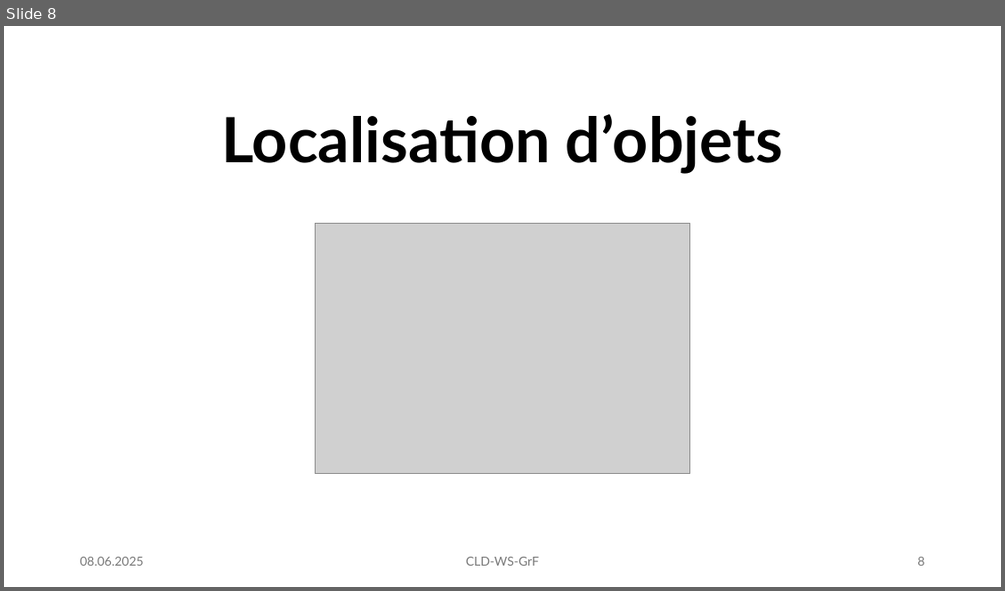
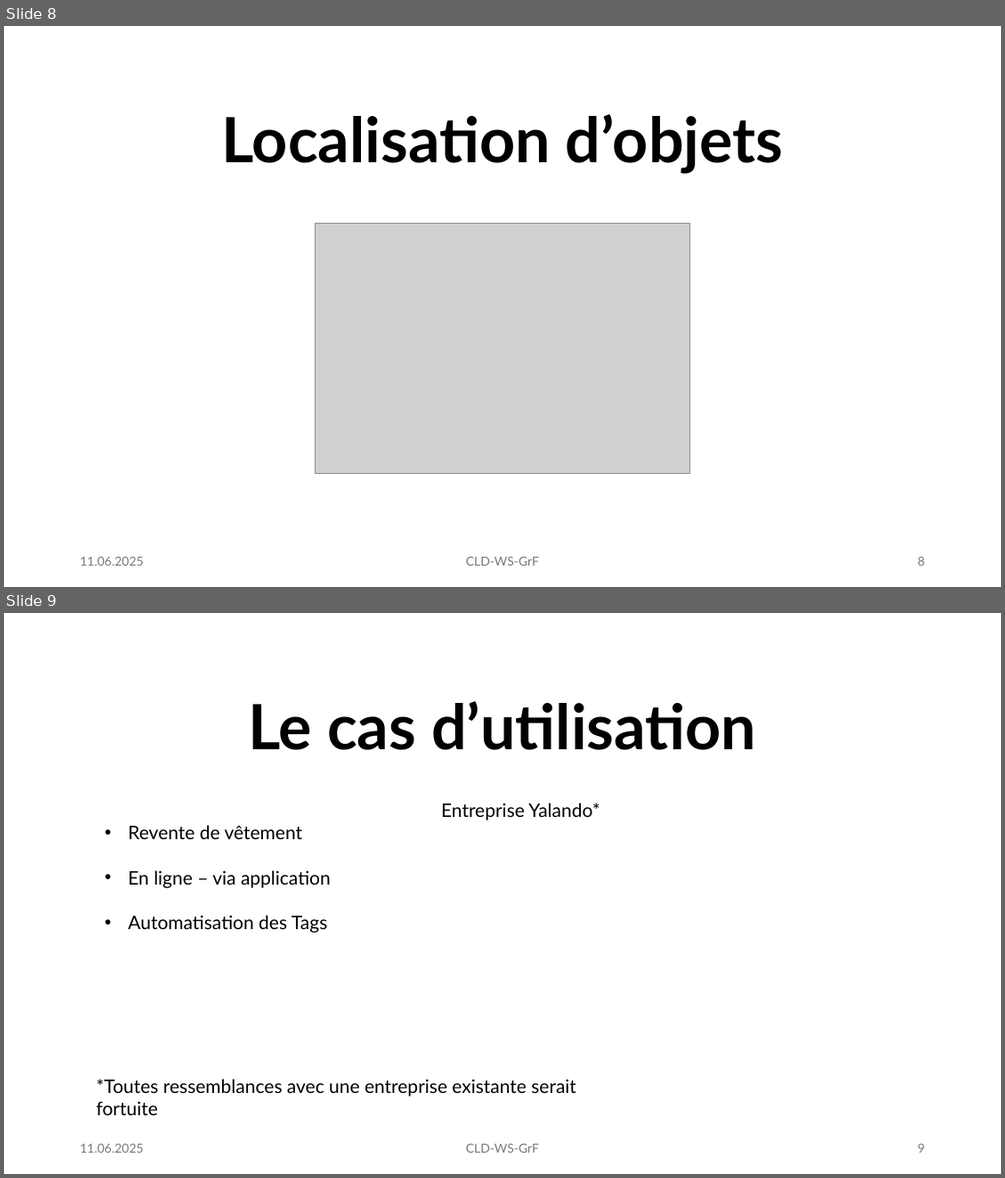
Before and after one commit to ismaelgiovannetti/CLD-WS-GrF, a slide deck: presentation.pptx. Shown one above the other, each under a label of ours: slide 8 before the commit, slides 8 and 9 after it. The pictures are 1005x591 and 1005x1178 pixels, drawn with LibreOffice and Linux fonts; fonts in the diff are those of the drawing; grey boxes stand for pictures. Boxes give left, top, right and bottom in pixels: in the first picture for what was removed or moved away, otherwise in the second. Text is boxed around its words. In the diff, an @@ line names an element or a change of style, - is before the commit and + after.

Commit message:
Add one slide

```diff
--- a/presentation.pptx
+++ b/presentation.pptx
@@ slide 9 added at (4, 613, 1001, 1174), background #FFFFFF @@
@@ text added at (248, 701, 756, 750), 60 pt, text #000000, bold @@
+Le cas d’utilisation
@@ text added at (128, 825, 331, 933), 18 pt, text #000000 @@
+      Entreprise Yalando*
+• Revente de vêtement
+• En ligne – via application
+• Automatisation des Tags
@@ text added at (97, 1078, 576, 1115), 18 pt, text #000000 @@
+*Toutes ressemblances avec une entreprise existante serait fortuite
@@ text added at (80, 1143, 143, 1152), 12 pt, text #797979 @@
+11.06.2025
@@ text added at (466, 1143, 539, 1152), 12 pt, text #797979 @@
+CLD-WS-GrF
@@ page number added at (917, 1143, 924, 1152), 12 pt, text #797979 @@
+9
@@ slide 8 changed as well @@
@@ text at (80, 556, 143, 565): text changed @@
-08.06.2025
+11.06.2025
```
Also in this commit, not shown: 13 other slides changed.
